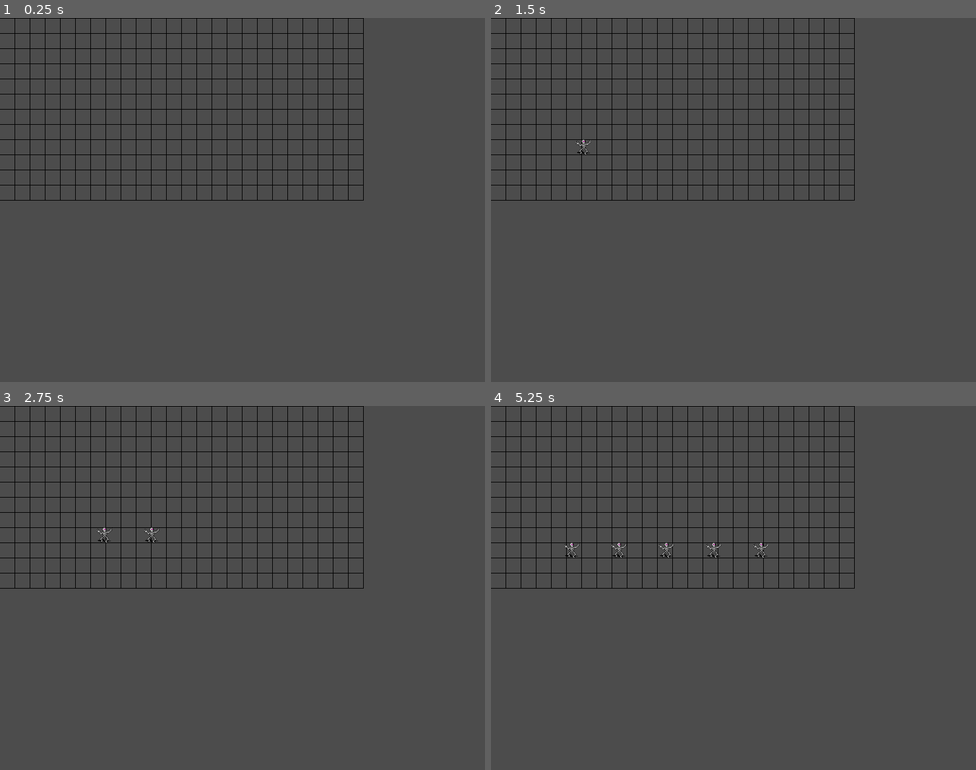
Above: before the commit, frames 1-4 (two rows, left to right).
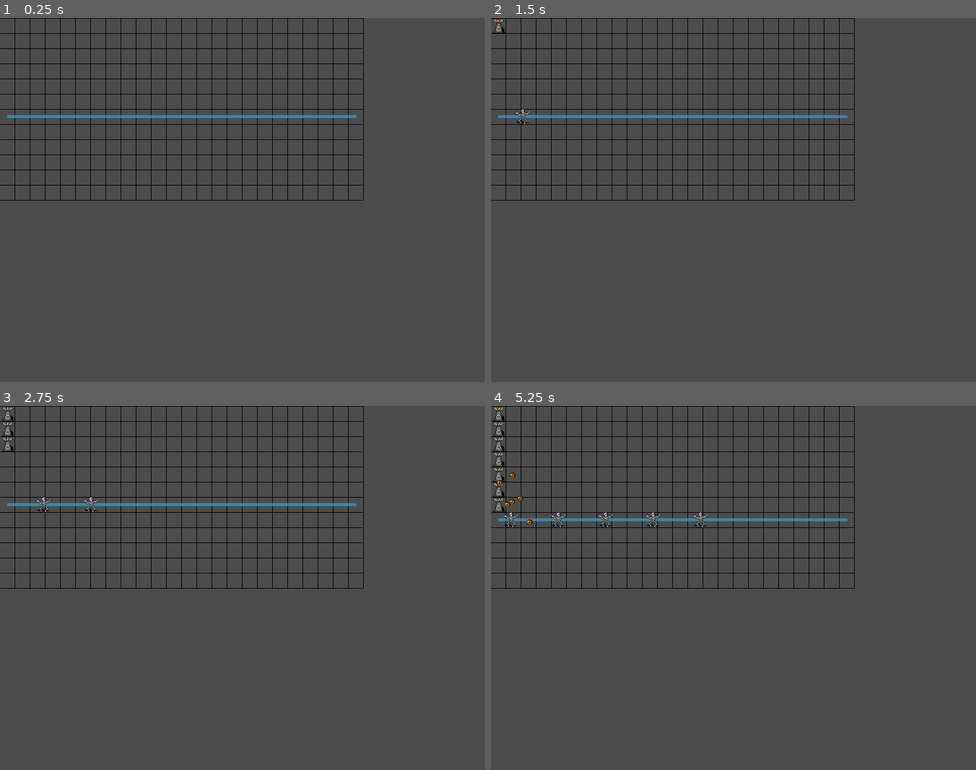
Above: after the commit, the same moments.

Repository: p42ul/Towers
Game: Godot game, scene res://Main.tscn
Two runs of this game, one before a commit and one after it. Both use one fixed random seed, a clock stepped at 60 frames per second and the inputs below.
Inputs (mouse positions are in pixels of both pictures, inside the frame that each line leads up to):
- Up to frame 1 (0.25 s): no input
- Up to frame 2 (1.5 s): tap Enter at 0.5 s; move the mouse to (500, 25) at 0.52 s; press the mouse at (500, 25) at 0.53 s; right-click (500, 25) at 0.8 s; move the mouse to (500, 39) at 1.27 s; release the mouse at (500, 39) at 1.28 s; right-click (500, 39) at 1.35 s
- Up to frame 3 (2.75 s): click (9, 427) at 1.55 s; move the mouse to (9, 442) at 2.02 s; press the mouse at (9, 442) at 2.03 s; right-click (9, 442) at 2.3 s
- Up to frame 4 (5.25 s): move the mouse to (500, 460) at 2.77 s; release the mouse at (500, 460) at 2.78 s; right-click (500, 460) at 2.85 s; click (500, 460) at 3.05 s; move the mouse to (500, 475) at 3.52 s; press the mouse at (500, 475) at 3.53 s; right-click (500, 475) at 3.8 s; move the mouse to (500, 489) at 4.27 s; release the mouse at (500, 489) at 4.28 s; right-click (500, 489) at 4.35 s; click (500, 489) at 4.55 s; move the mouse to (500, 504) at 5.02 s; press the mouse at (500, 504) at 5.03 s

The runs differ from the first frame. In frame 1, 0.6% of the frame differs, in the area x 1-74%, y 26-28%; in frame 2, 0.7%; in frame 3, 0.9%; in frame 4, 1.5%, in the area x 0-74%, y 0-42%.
Error before the commit: Invalid call. Nonexistent function 'size' in base 'bool'. (res://grid/GridNode.gd:29)

Commit message:
No more blocking paths!

Diff:
--- a/Main.tscn
+++ b/Main.tscn
@@ -9,7 +9,6 @@
 }
 
 [node name="Main" type="Node2D"]
-position = Vector2( 128, 64 )
 
 [node name="MobSpawner" type="Node2D" parent="."]
 script = ExtResource( 4 )
--- a/MobPath.gd
+++ b/MobPath.gd
@@ -2,11 +2,16 @@
 
 func _ready():
 	GridController.connect("path_changed", self, "update_curve")
+	self.update_curve(GridController.recalculate_path())
 
 func update_curve(path):
 	self.curve.clear_points()
 	for v in path:
 		self.curve.add_point(v)
 
+func _process(_delta):
+	self.update()
+
 func _draw():
-	draw_polyline(self.curve.get_baked_points(), Color.aquamarine, 5, true)
+	if self.curve.get_baked_length() > 2:
+		draw_polyline(self.curve.get_baked_points(), Color.aquamarine, 5, true)
--- a/grid/GridController.gd
+++ b/grid/GridController.gd
@@ -40,9 +40,6 @@
 			node.y = y
 			add_child(node)
 			node.set_size(grid_node_size)
-			node.connect("tower_created", self, "_on_tower_created")
-			node.connect("tower_removed", self, "_on_tower_removed")
-	recalculate_path()
 
 func _get_node_id(x, y):
 	return y*width + x
@@ -54,6 +51,7 @@
 	if path.size() > 0:
 		emit_signal("path_changed", path)
 		return true
+	aStar.set_point_disabled(nodeId, false)
 	return false
 
 func remove_tower(x, y):
--- a/grid/GridNode.gd
+++ b/grid/GridNode.gd
@@ -5,7 +5,7 @@
 var has_tower = false
 
 
-func _input_event(viewport, event, shape_idx):
+func _input_event(_viewport, _event, _shape_idx):
 	if Input.is_action_pressed("grid_draw"):
 		create_tower()
 	elif Input.is_action_pressed("grid_remove"):
@@ -25,13 +25,13 @@
 func create_tower():
 	if has_tower:
 		return
-	var path = GridController.try_create_tower(self.x, self.y)
-	if path.size() > 0:
+	if GridController.try_create_tower(self.x, self.y):
 		$Tower.set_active(true)
 		has_tower = true
 
 func remove_tower():
 	if not has_tower:
 		return
+	GridController.remove_tower(self.x, self.y)
 	$Tower.set_active(false)
 	has_tower = false
--- a/grid/GridNode.tscn
+++ b/grid/GridNode.tscn
@@ -24,6 +24,6 @@
 shape = SubResource( 1 )
 
 [node name="Tower" parent="." instance=ExtResource( 1 )]
-frame = 1
+frame = 0
 
 [connection signal="input_event" from="." to="." method="_input_event"]
--- a/grid/Projectile.gd
+++ b/grid/Projectile.gd
@@ -4,7 +4,7 @@
 var speed = 100
 var damage = 1
 
-func _on_VisibilityNotifier2D_viewport_exited(viewport):
+func _on_VisibilityNotifier2D_viewport_exited(_viewport):
 	queue_free()
 
 func _process(delta):
--- a/grid/Tower.gd
+++ b/grid/Tower.gd
@@ -2,14 +2,14 @@
 
 var projectile_instance = preload("res://grid/Projectile.tscn")
 
-var active = false
+var is_active = false
 var attack_range = 128
 
 func _ready():
 	self.hide()
 
-func _process(delta):
-	if not active:
+func _process(_delta):
+	if not is_active:
 		return
 	var mobs = get_tree().get_nodes_in_group("mob")
 	if mobs.size() == 0:
@@ -32,8 +32,8 @@
 		$AttackTimer.start()
 
 func set_active(active):
-	if active:
+	self.is_active = active
+	if is_active:
 		self.show()
 	else:
 		self.hide()
-	self.active = active
